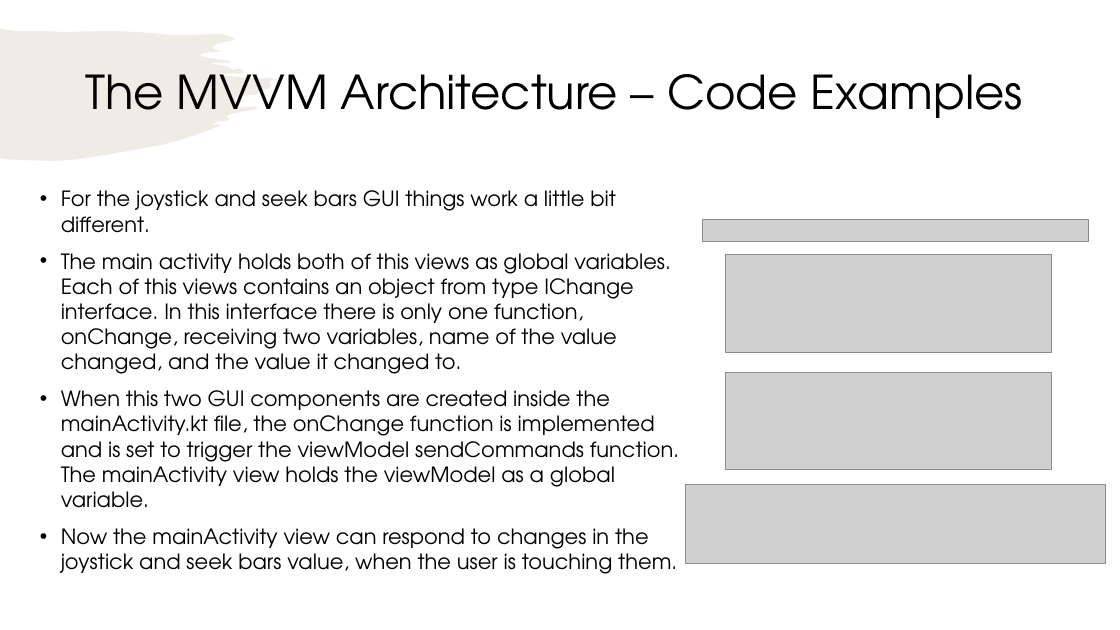
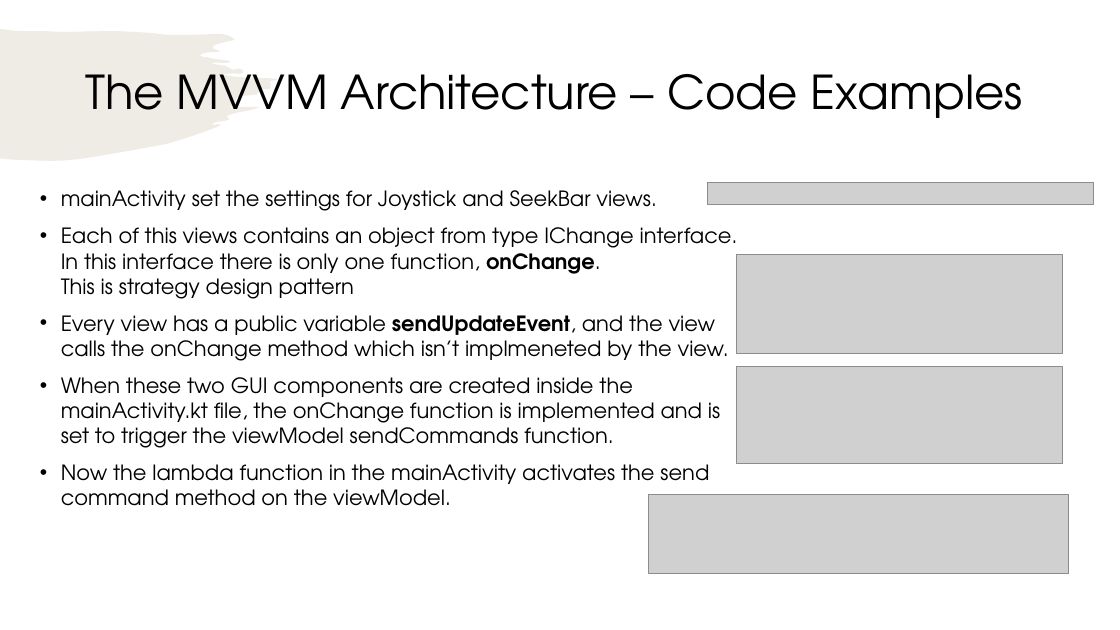
Before and after one commit to itayYaakov/FlightControllerAndroid, a slide deck: slide 7 of DesignExplanation/presentation.pptx (slide 6 before the commit). Drawn at 1120x630 pixels with LibreOffice and Linux fonts; fonts in the diff are those of the drawing; grey boxes stand for pictures. Boxes give left, top, right and bottom in pixels: in the first picture for what was removed or moved away, otherwise in the second. Text is boxed around its words. In the diff, an @@ line names an element or a change of style, - is before the commit and + after.

```diff
--- a/DesignExplanation/presentation.pptx
+++ b/DesignExplanation/presentation.pptx
@@ text at bbox=[61, 190, 738, 506]: text changed @@
-• For the joystick and seek bars GUI things work a little bit different.
-• The main activity holds both of this views as global variables. Each of this views contains an object from type IChange interface. In this interface there is only one function, onChange, receiving two variables, name of the value changed, and the value it changed to.
-• When this two GUI components are created inside the mainActivity.kt file, the onChange function is implemented and is set to trigger the viewModel sendCommands function. The mainActivity view holds the viewModel as a global variable.
-• Now the mainActivity view can respond to changes in the joystick and seek bars value, when the user is touching them.
+• mainActivity set the settings for Joystick and SeekBar views.
+• Each of this views contains an object from type IChange interface.
+  In this interface there is only one function, onChange.
+  This is strategy design pattern
+• Every view has a public variable sendUpdateEvent, and the view calls the onChange method which isn’t implmeneted by the view.
+• When these two GUI components are created inside the mainActivity.kt file, the onChange function is implemented and is set to trigger the viewModel sendCommands function.
+• Now the lambda function in the mainActivity activates the send command method on the viewModel.
@@ picture: place and size @@
-picture at bbox=[703, 219, 1089, 241]
+picture at bbox=[707, 183, 1093, 205]
@@ picture: place and size @@
-picture at bbox=[725, 255, 1051, 353]
+picture at bbox=[736, 255, 1062, 353]
@@ picture: place and size @@
-picture at bbox=[725, 372, 1051, 470]
+picture at bbox=[736, 366, 1062, 464]
@@ picture: place and size @@
-picture at bbox=[686, 485, 1106, 564]
+picture at bbox=[649, 494, 1069, 573]
```
Also in this commit, not shown: 5 other slides changed, 1 slide added, 2 other files.
